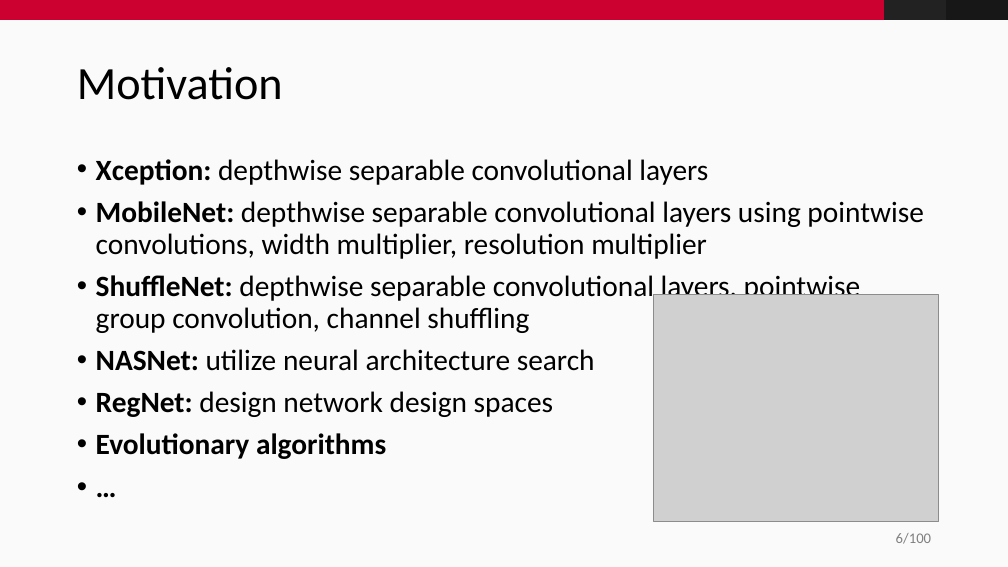
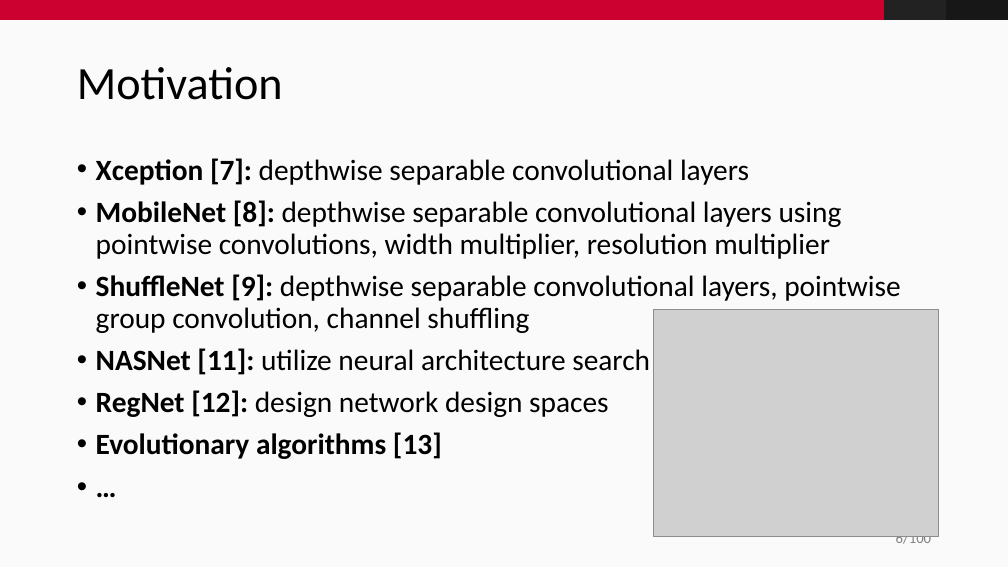
Before and after one commit to fidsusj/CVDL-Seminar, a slide deck: slide 6 of presentation/presentation.pptx. Drawn at 1008x567 pixels with LibreOffice and Linux fonts; fonts in the diff are those of the drawing; grey boxes stand for pictures; background and template pictures are left out. Boxes give left, top, right and bottom in pixels: in the first picture for what was removed or moved away, otherwise in the second. Text is boxed around its words. In the diff, an @@ line names an element or a change of style, - is before the commit and + after.

Commit message:
finished motivation/introduction

```diff
--- a/presentation/presentation.pptx
+++ b/presentation/presentation.pptx
@@ text at (96,158,900,459): text changed @@
-• Xception: depthwise separable convolutional layers
-• MobileNet: depthwise separable convolutional layers using pointwise convolutions, width multiplier, resolution multiplier
-• ShuffleNet: depthwise separable convolutional layers, pointwise group convolution, channel shuffling
-• NASNet: utilize neural architecture search
-• RegNet: design network design spaces
-• Evolutionary algorithms
+• Xception [7]: depthwise separable convolutional layers
+• MobileNet [8]: depthwise separable convolutional layers using pointwise convolutions, width multiplier, resolution multiplier
+• ShuffleNet [9]: depthwise separable convolutional layers, pointwise group convolution, channel shuffling
+• NASNet [11]: utilize neural architecture search
+• RegNet [12]: design network design spaces
+• Evolutionary algorithms [13]
@@ picture: place and size @@
-picture at (654,295,939,523)
+picture at (654,310,939,538)
```
Also in this commit, not shown: 4 slides added, 1 slide removed.
